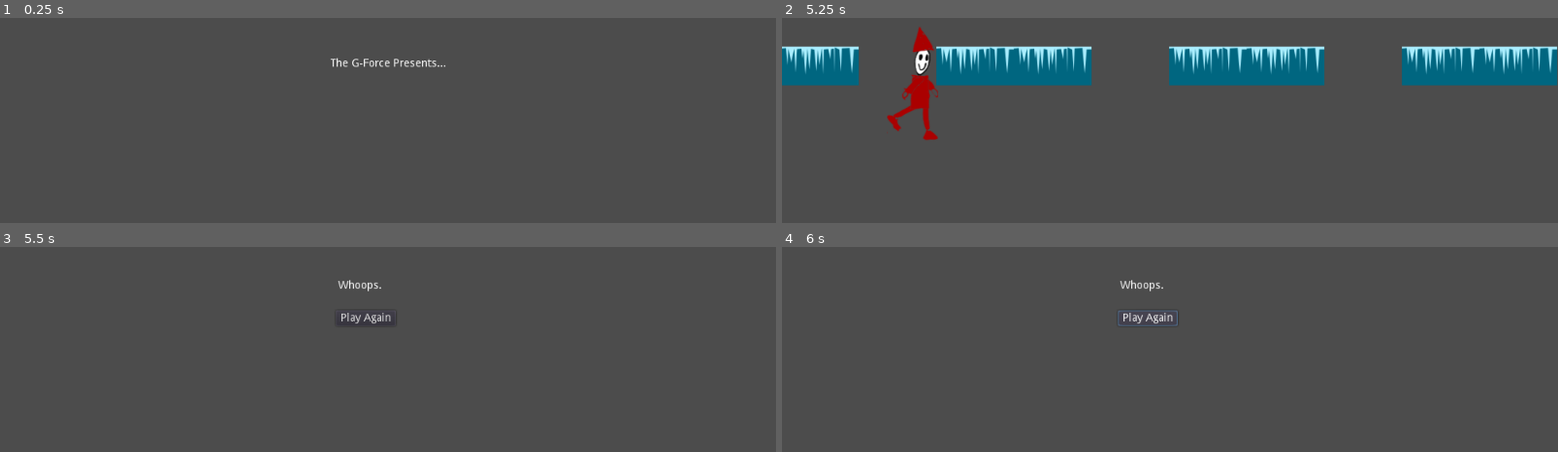
Above: before the commit, frames 1-4 (two rows, left to right).
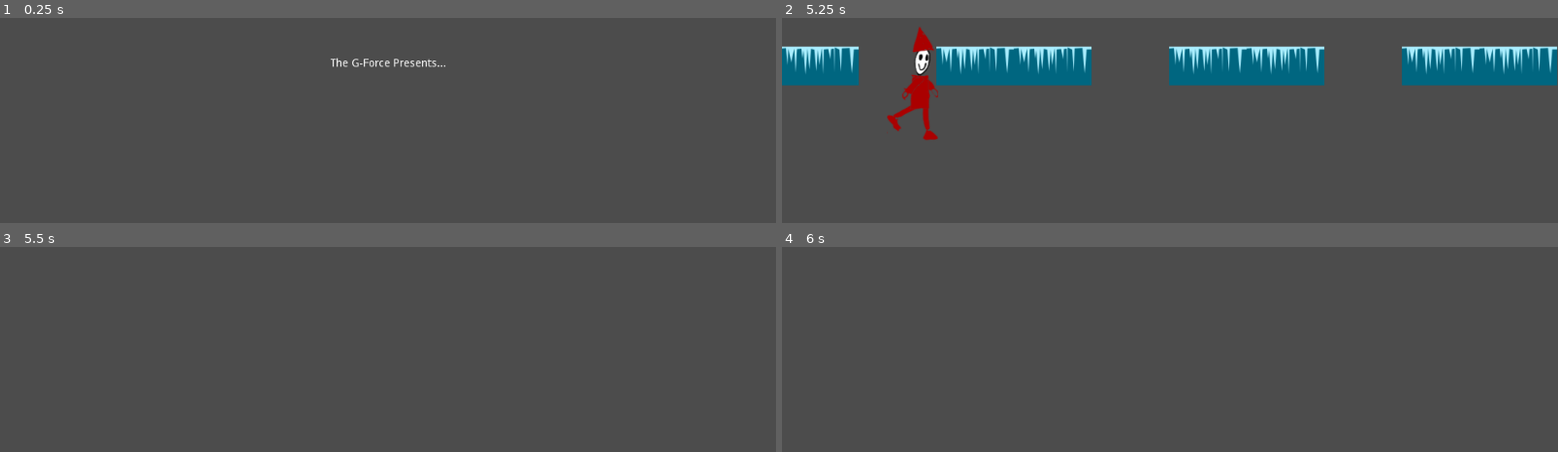
Above: after the commit, the same moments.

Repository: the-g-force/FamJam-December2020
Game: Godot game, scene res://src/SplashScreen.tscn
The game is run twice, just before and just after one commit, with the same random seed, the same clock (stepped at 60 frames per second) and the same inputs.
Inputs (mouse positions are in pixels of both pictures, inside the frame that each line leads up to):
- Up to frame 1 (0.25 s): no input
- Up to frame 2 (5.25 s): tap Enter at 0.5 s; move the mouse to (1340, 40) at 0.52 s; click (1340, 40) at 0.67 s; tap Space (jump) at 0.77, 2.27, 3.77, 4.52 s; click "PLAY" at 1.25 s; move the mouse to (1014, 87) at 2.02 s; click (1014, 87) at 2.17 s; move the mouse to (outside the picture) at 2.77 s; click (outside the picture) at 2.92 s; move the mouse to (1131, 157) at 3.52 s; click (1131, 157) at 3.67 s; move the mouse to (1402, 134) at 4.27 s; click (1402, 134) at 4.42 s; move the mouse to (outside the picture) at 5.02 s; click (outside the picture) at 5.17 s
- Up to frame 3 (5.5 s): tap Space (jump) at 5.27 s
- Up to frame 4 (6 s): click (1146, 318) at 5.75 s, where only the run before the commit has a clickable "Play Again"

Frames 1-2 are identical in both runs. In frame 3, 0.2% of the frame differs, in the area x 43-51%, y 16-38%; in frame 4, 0.3%, in the area x 43-51%, y 16-39%.
Error after the commit: Invalid get index 'position' (on base: 'null instance'). (res://src/TestLevel.gd:51)

Commit message:
Add go back to testlevel after end screen

Diff:
--- a/project/src/EndScreen.tscn
+++ b/project/src/EndScreen.tscn
@@ -1,6 +1,9 @@
-[gd_scene format=2]
+[gd_scene load_steps=2 format=2]
+
+[ext_resource path="res://src/EndScreen.gd" type="Script" id=1]
 
 [node name="EndScreen" type="Node2D"]
+script = ExtResource( 1 )
 
 [node name="Label" type="Label" parent="."]
 margin_left = 435.578
@@ -21,3 +24,4 @@
 __meta__ = {
 "_edit_use_anchors_": false
 }
+[connection signal="pressed" from="Button" to="." method="_on_Button_pressed"]
